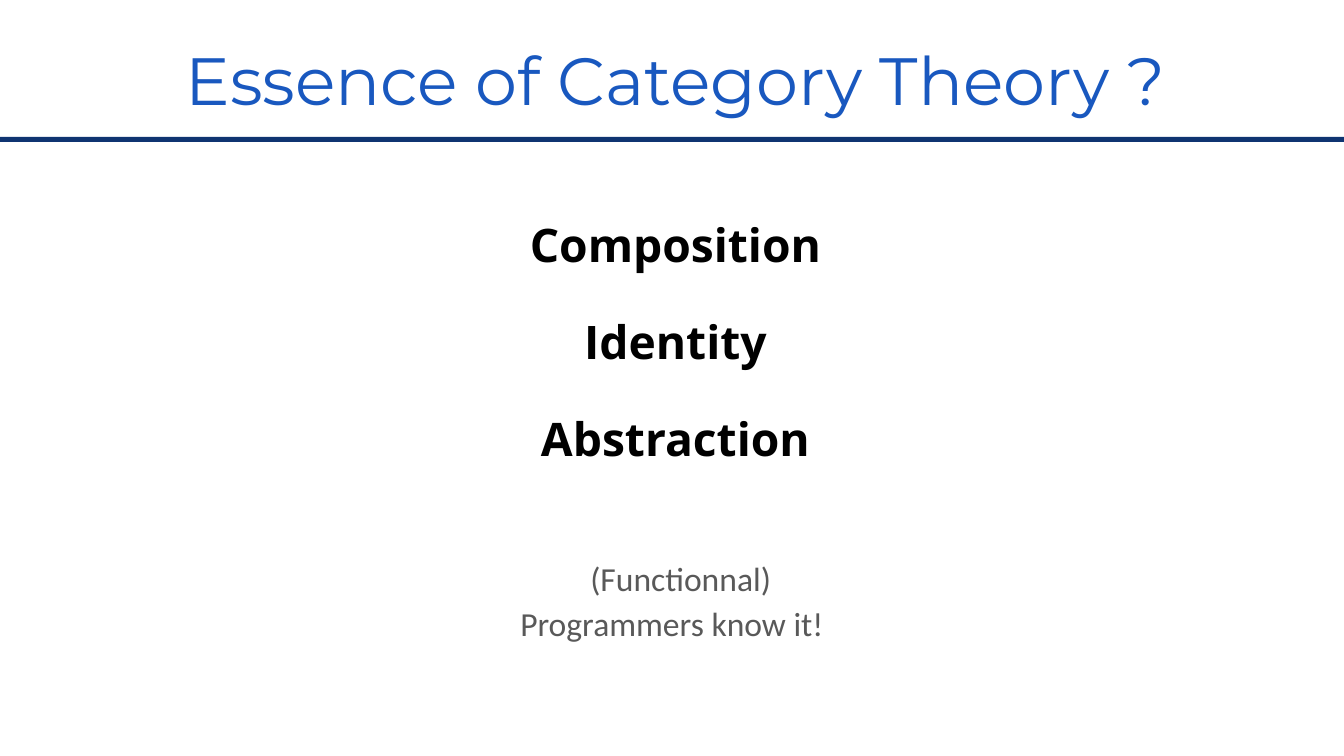
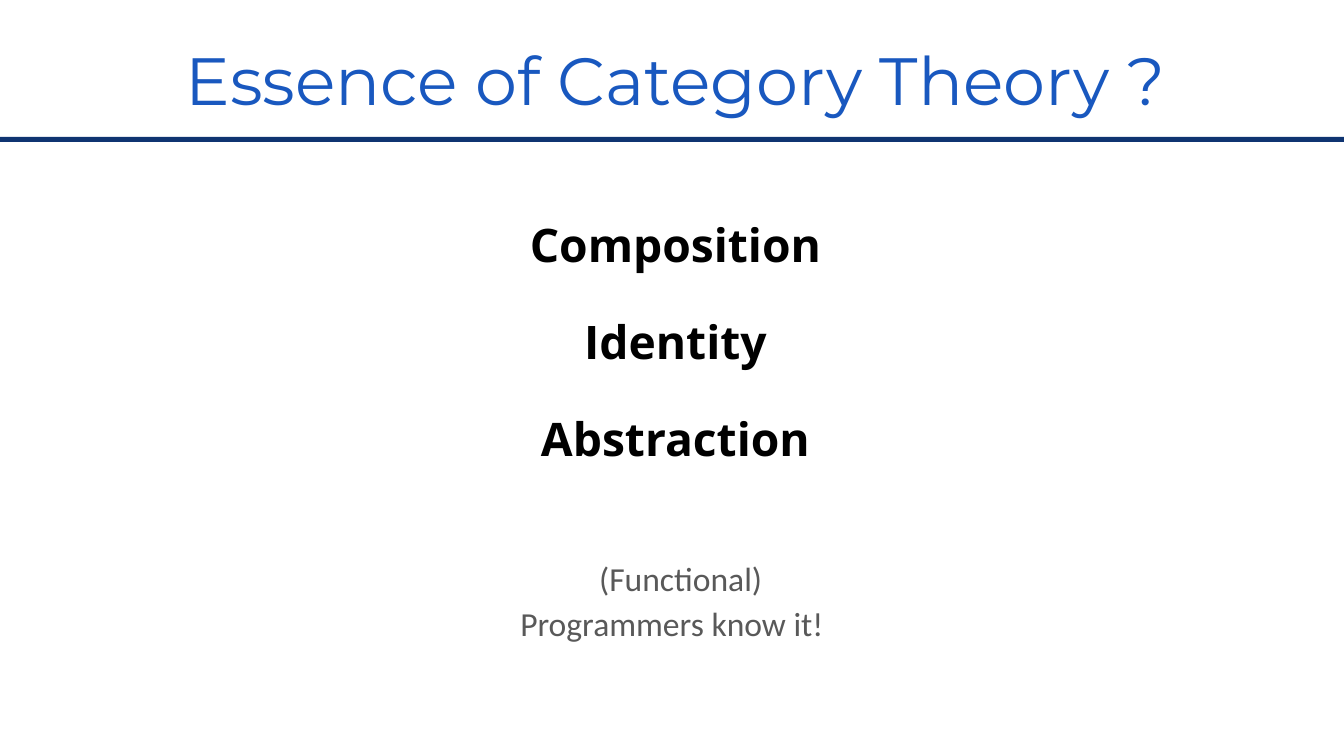
Before and after one commit to RomainTrm/CategoryTheoryYouAlreadyKnowIt, a slide deck: slide 8 of CategoryTheoryUniveristy_Devoxx_FR_2022.pptx. Drawn at 1344x756 pixels with LibreOffice and Linux fonts; fonts in the diff are those of the drawing; background and template pictures are left out. Boxes give left, top, right and bottom in pixels: in the first picture for what was removed or moved away, otherwise in the second. Text is boxed around its words. In the diff, an @@ line names an element or a change of style, - is before the commit and + after.

```diff
--- a/CategoryTheoryUniveristy_Devoxx_FR_2022.pptx
+++ b/CategoryTheoryUniveristy_Devoxx_FR_2022.pptx
@@ text at <box>599,567,762,596</box>: text changed @@
-(Functionnal)
+(Functional)
```
Also in this commit, not shown: 13 other slides changed, 2 slides added, 1 slide removed.
